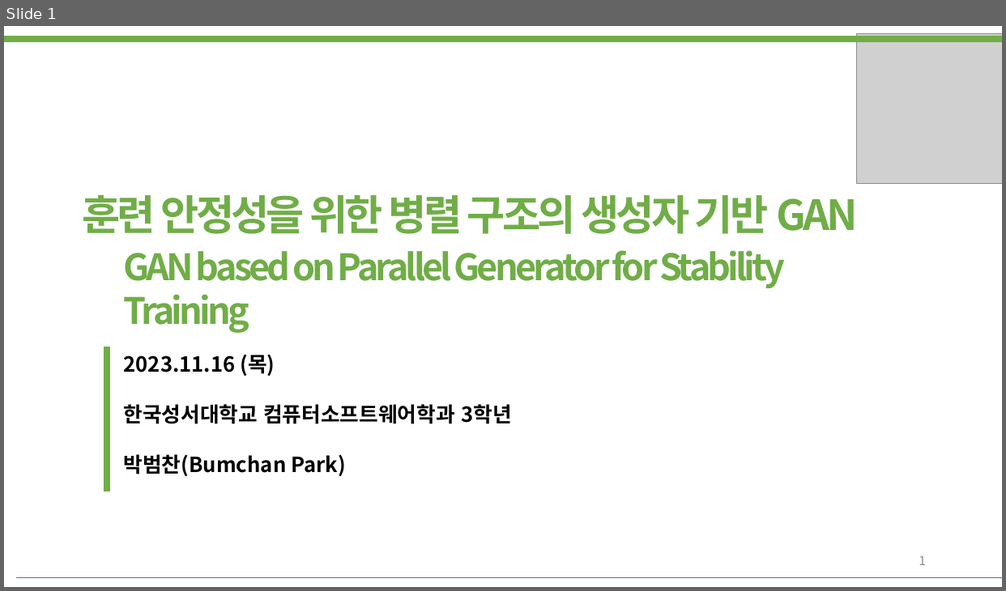
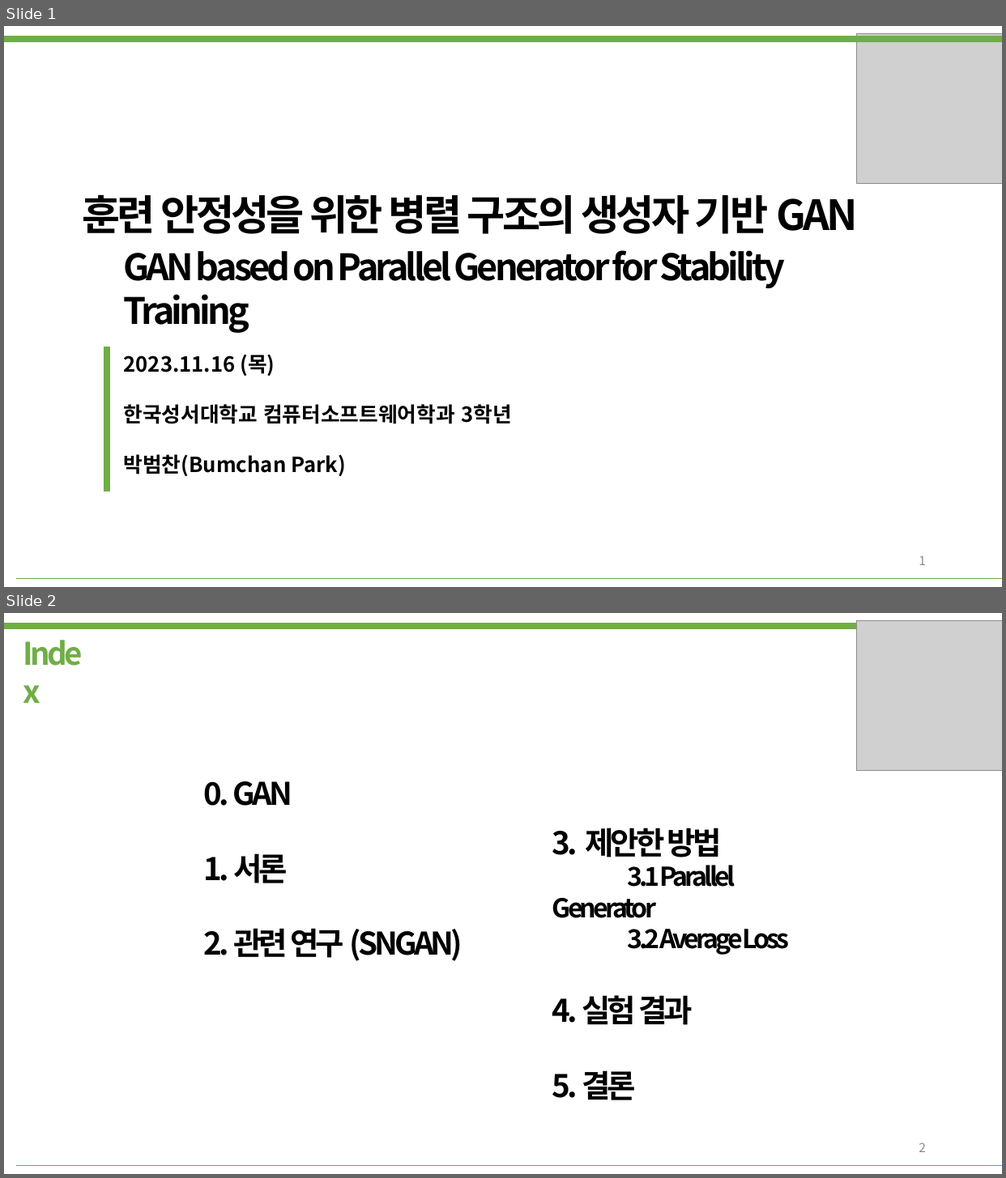
Before and after one commit to bumcoding/GAN_Indicators, a slide deck: 발표자료.pptx. Shown one above the other, each under a label of ours: slide 1 before the commit, slides 1 and 2 after it. The pictures are 1006x591 and 1006x1178 pixels, drawn with LibreOffice and Linux fonts; fonts in the diff are those of the drawing; grey boxes stand for pictures. Boxes give left, top, right and bottom in pixels: in the first picture for what was removed or moved away, otherwise in the second. Text is boxed around its words. In the diff, an @@ line names an element or a change of style, - is before the commit and + after.

```diff
--- a/발표자료.pptx
+++ b/발표자료.pptx
@@ slide 2 added at <box>4,613,1002,1174</box>, background #FFFFFF @@
@@ line added from (4, 627) to (1002, 627), #70AD47 6 pt @@
@@ text added at <box>16,631,98,677</box>, 30 pt, text #70AD47, bold @@
+Index
@@ picture added at <box>857,621,1002,771</box> @@
@@ text added at <box>204,781,463,961</box>, 30 pt, text #000000, bold @@
+0. GAN
+1. 서론
+2. 관련 연구 (SNGAN)
@@ text added at <box>552,828,790,1101</box>, 25 pt, text #000000, bold @@
+3. 제안한 방법
+3.1 Parallel Generator
+3.2 Average Loss
+4. 실험 결과
+5. 결론
@@ page number added at <box>918,1143,926,1152</box>, 12 pt, text #8C8C8C @@
+2
@@ line added from (16, 1165) to (1002, 1165), #70AD47 0.25 pt @@
@@ slide 1 changed as well @@
@@ text "훈련 안정성을 위한 병렬 구조의 ..." at <box>83,194,858,234</box>: text colour #70AD47 to #000000 @@
@@ text "GAN based on Parallel Generator ..." at <box>124,250,786,333</box>: text colour #70AD47 to #000000 @@
@@ line (16, 578) - (1002, 578): stroke #4472C4 0.25 pt to #70AD47 0.25 pt @@
```
Also in this commit, not shown: 11 other slides added, 1 slide removed, 3 other files.
